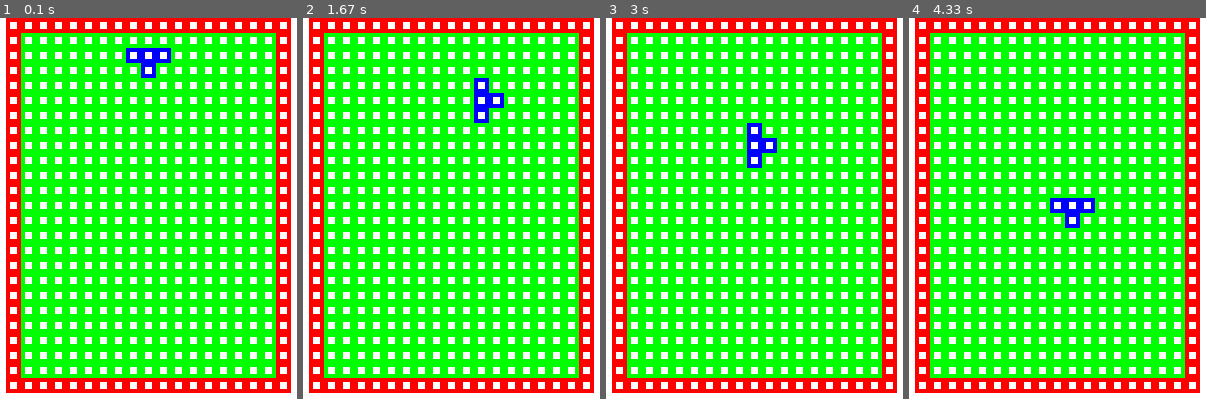
Above: before the commit, frames 1-4 (left to right).
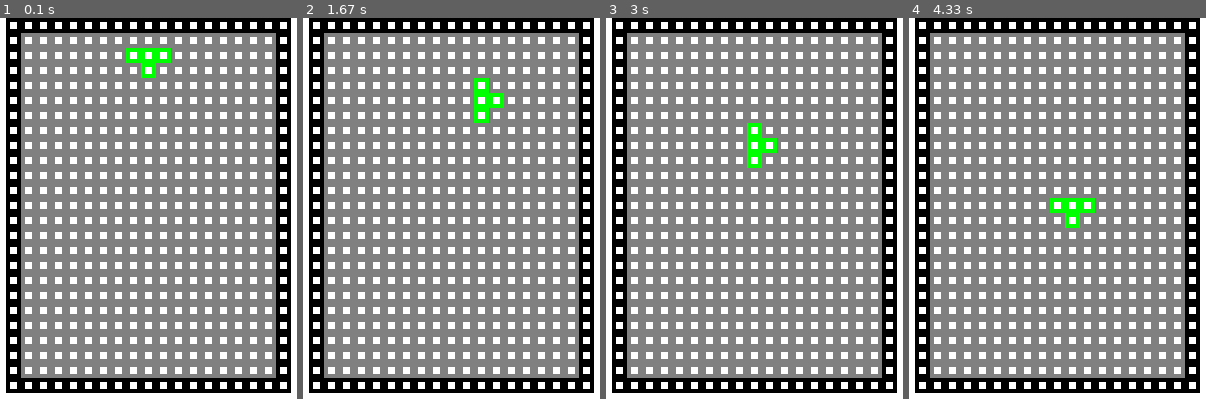
Above: after the commit, the same moments.

Repository: Hong-yeonggwang/Tetris-with-pygame
Game: pygame game, started from tetris.py
Two runs of this game, one before a commit and one after it. Both use one fixed random seed, a clock stepped at 60 frames per second and the inputs below.
Inputs:
- Up to frame 1 (0.1 s): no input
- Up to frame 2 (1.67 s): hold Right 0.33-0.8 s; hold Up 0.83-1.13 s; hold Right 1.17-1.63 s
- Up to frame 3 (3 s): hold Left 1.67-2.2 s; hold Down 2.23-2.53 s; hold Left 2.57-2.97 s
- Up to frame 4 (4.33 s): hold Up 3-3.37 s; hold Right 3.4-4.03 s; hold Down from 4.07 s (still down)

The runs differ from the first frame. In frame 1, 74% of the frame differs, in the area x 2-98%, y 0-99%; in frame 2, 74%; in frame 3, 74%; in frame 4, 74%.

Commit message:
블럭 색상 바꿈 근데 0번 블럭이 검정색으로 인식됌

Diff:
--- a/tetris.py
+++ b/tetris.py
@@ -2,26 +2,27 @@
 import random
 from datetime import datetime
 from datetime import timedelta
-black = (1,1,1)
 
 #테스트
 
 class Block: #블록의 필수 정보.
-    block = [] ## 0번지 블럭 모양 1번지 유형 3번지 블럭 색깔
+    block = [] ## 0번지 블럭 모양 1번지 색깔
     btype= [[0,1,0,1,1,0,1,0,0],[1,1,1,0,0,1,0,0,0],[1,1,1,1,0,0,0,0,0],
     [0,1,0,1,1,1,0,0,0],[0,0,0,1,1,1,0,1,0],[1,1,1,1],[1,0,0,0,1,0,0,0,1,0,0,0,1,0,0,0]]
     block_num = 0
     def makeBlock(self):  ##랜덤으로 블록을 만듦
         shape = random.randint(0,6)
-        color = random.randint(1,7)
+        color = random.randint(0,5)
         block = []
         block.extend([shape,color])
+        # block.append([color])
         return block
 
 class BlockG(Block): #게임안에서의 블록
     block_size = 0  ##블록의 사이즈
     block_shape = [] ##블록의 모양이 저장된 1차원 배열
     block_position = [] # (블럭의 위치 정보
+    block_color = 0
     def __init__(self): ## 생성자 생성시 Block에서 랜덤으로 블록을 만든후에 블럭의 모양과 사이즈를 결정함.
         b = Block()
         block = b.makeBlock()
@@ -32,30 +33,37 @@
             self.block_size = 3
             self.block_shape = self.btype[0]
             self.block_position = [8,1]
+            self.block_color = block[0]
         elif block[0] == 1:
             self.block_size = 3
             self.block_shape = self.btype[1]
             self.block_position = [8,1]
+            self.block_color = block[0]
         elif block[0] == 2:
             self.block_size = 3
             self.block_shape = self.btype[2]
             self.block_position = [8,1]
+            self.block_color = block[0]
         elif block[0] == 3:
             self.block_size = 3
             self.block_shape = self.btype[3]
             self.block_position = [8,1]
+            self.block_color = block[0]
         elif block[0] == 4:
             self.block_size = 3
             self.block_shape = self.btype[4]
             self.block_position = [8,1]
+            self.block_color = block[0]
         elif block[0] == 5:
             self.block_size = 2
             self.block_shape = self.btype[5]
             self.block_position = [8,1]
+            self.block_color = block[0]
         else :
             self.block_size = 4
             self.block_shape = self.btype[6]
             self.block_position = [8,1]
+            self.block_color = block[0]
     def drawBlock(self,position): ## 실질적으로 화면에 블럭을 그려넣는 메소드.
         cnt = 0
         row_cnt = 0
@@ -100,17 +108,17 @@
                 Board.board.append([[2,0],[2,0],[2,0],[2,0],[2,0],[2,0],[2,0],[2,0],[2,0],[2,0],[2,0],[2,0],[2,0],[2,0],[2,0],[2,0],[2,0],[2,0],[2,0]]) #19개 원소
             else :
                 Board.board.append([[2,0],[0,0],[0,0],[0,0],[0,0],[0,0],[0,0],[0,0],[0,0],[0,0],[0,0],[0,0],[0,0],[0,0],[0,0],[0,0],[0,0],[0,0],[2,0]])
-    def drawboard(self,position):
+    def drawboard(self,block):
         for i in range(len(self.board)):
             for j in range(len(self.board[i])):
                 if self.board[i][j][0] == 0:
-                    pygame.draw.rect(screen,(0,255,0),(108+15*j,15*i,15,15),4)
+                    pygame.draw.rect(screen,(128,128,128),(108+15*j,15*i,15,15),4)
 
                 else:
                     if self.board[i][j][1] == 0:
-                        pygame.draw.rect(screen,(255,0,0),(108+15*j,15*i,15,15),4)
-                    elif self.board[i][j][1] == 1:
-                        pygame.draw.rect(screen,(0,0,255),(108+15*j,15*i,15,15),4)
+                        pygame.draw.rect(screen,(0,0,0),(108+15*j,15*i,15,15),4)
+                    else:
+                        pygame.draw.rect(screen,color[self.board[i][j][1]],(108+15*j,15*i,15,15),4)
     def insertBlockTOBoard(self,block):
         col_cnt = 0
         row_cnt = 0
@@ -133,7 +141,7 @@
         for i in range(len(block.block_shape)):
 
             if block.block_shape[i] == 1:
-                self.board[row_cnt+block.block_position[1]][col_cnt+block.block_position[0]] = [1,1]
+                self.board[row_cnt+block.block_position[1]][col_cnt+block.block_position[0]] = [1,block.block_color]
                 col_cnt += 1
                 if col_cnt % block.block_size == 0:
                     row_cnt += 1
@@ -165,7 +173,7 @@
 
 # 3. pygame에 사용되는 전역변수 선언
 WHITE = (255,255,255)
-color = []
+color = [[255,0,0],[255,50,0],[255,255,0],[0,0,255],[0,255,0],[100,0,255],[255,255,255]] #빨주노초파남보 컬러코드
 size = [500,500]
 screen = pygame.display.set_mode(size)
 done= False
@@ -192,7 +200,7 @@
                     check += 1
                 elif check == 17:
                     del board.board[i]
-                    board.board.insert(1,[[2,0],[0,0],[0,0],[0,0],[0,0],[0,0],[0,0],[0,0],[0,0],[0,0],[0,0],[0,0],[0,0],[0,0],[0,0],[0,0],[0,0],[0,0],[2,0]])
+                    board.board.insert([[2,0],[0,0],[0,0],[0,0],[0,0],[0,0],[0,0],[0,0],[0,0],[0,0],[0,0],[0,0],[0,0],[0,0],[0,0],[0,0],[0,0],[0,0],[2,0]])
 
 # 4. pygame 무한루프
 def runGame():
@@ -206,7 +214,7 @@
     while not done:
         clock.tick(500)
         board.insertBlockTOBoard(block[0])
-        board.drawboard(block[0].block_position)
+        board.drawboard(block[0])
         pygame.display.update()
 
         if Move_INTERVAL < datetime.now() - last_moved_time:
@@ -217,7 +225,7 @@
                 board.insertBlockTOBoard(block[0])
                 checkBlock(board)
                 blockDel()
-            board.drawboard(block[0].block_position)
+            board.drawboard(block[0])
             print(block[0].block_position)
             pygame.display.update()
             last_moved_time = datetime.now()
@@ -235,7 +243,7 @@
                         board.insertBlockTOBoard(block[0])
                         checkBlock(board)
                         blockDel()
-                    board.drawboard(block[0].block_position)
+                    board.drawboard(block[0])
                     print(block[0].block_position)
                     pygame.display.update()
                 elif event.key == pygame.K_UP:
@@ -244,7 +252,7 @@
                     if board.insertBlockTOBoard(block[0]) == True:
                         block[0].turnBlock()
                         board.insertBlockTOBoard(block[0])
-                    board.drawboard(block[0].block_position)
+                    board.drawboard(block[0])
                     pygame.display.update()
                 elif event.key == pygame.K_LEFT:
                     board.delBlockToBoard(block[0])
@@ -252,7 +260,7 @@
                     if board.insertBlockTOBoard(block[0]) == True:
                         block[0].block_position[0] += 1
                         board.insertBlockTOBoard(block[0])
-                    board.drawboard(block[0].block_position)
+                    board.drawboard(block[0])
                     pygame.display.update()
                 elif event.key == pygame.K_RIGHT:
                     board.delBlockToBoard(block[0])
@@ -260,9 +268,9 @@
                     if board.insertBlockTOBoard(block[0]) == True:
                         block[0].block_position[0] -= 1
                         board.insertBlockTOBoard(block[0])
-                    board.drawboard(block[0].block_position)
-                    pygame.display.update()
-        # checkBlock(board)
+                    board.drawboard(block[0])
+                    pygame.display.update()
+
 
 
 runGame()
